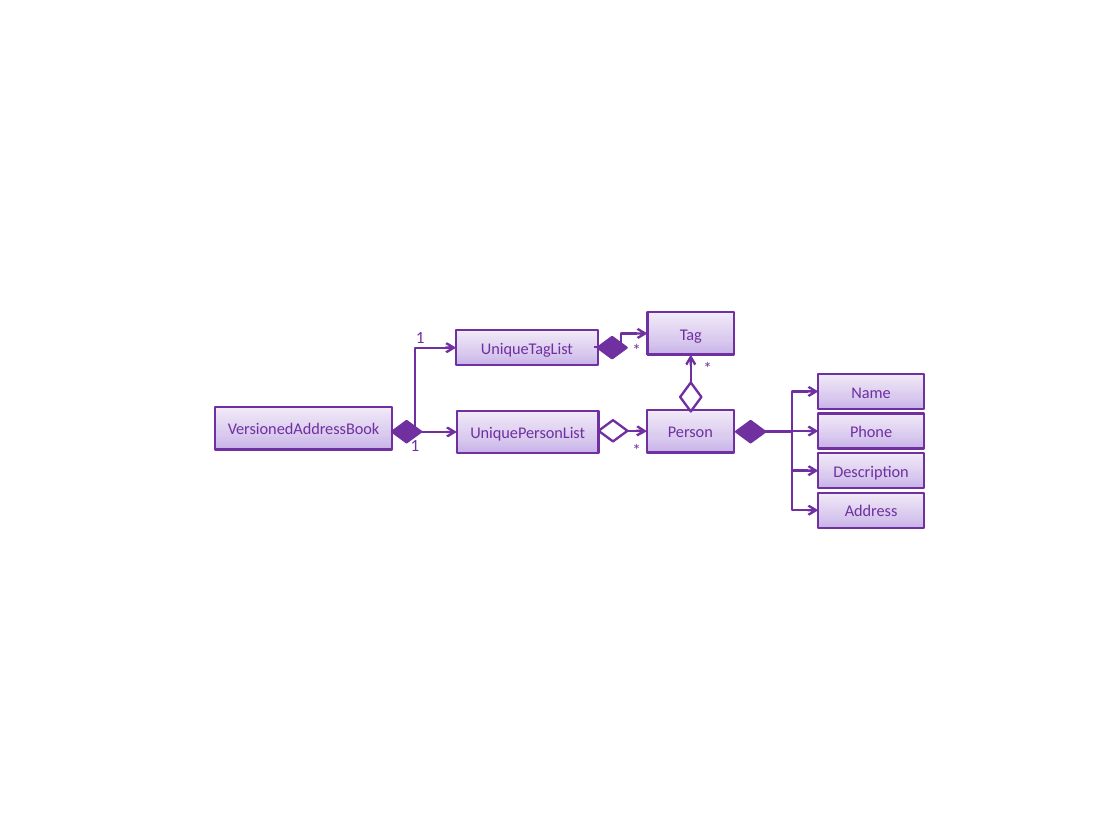
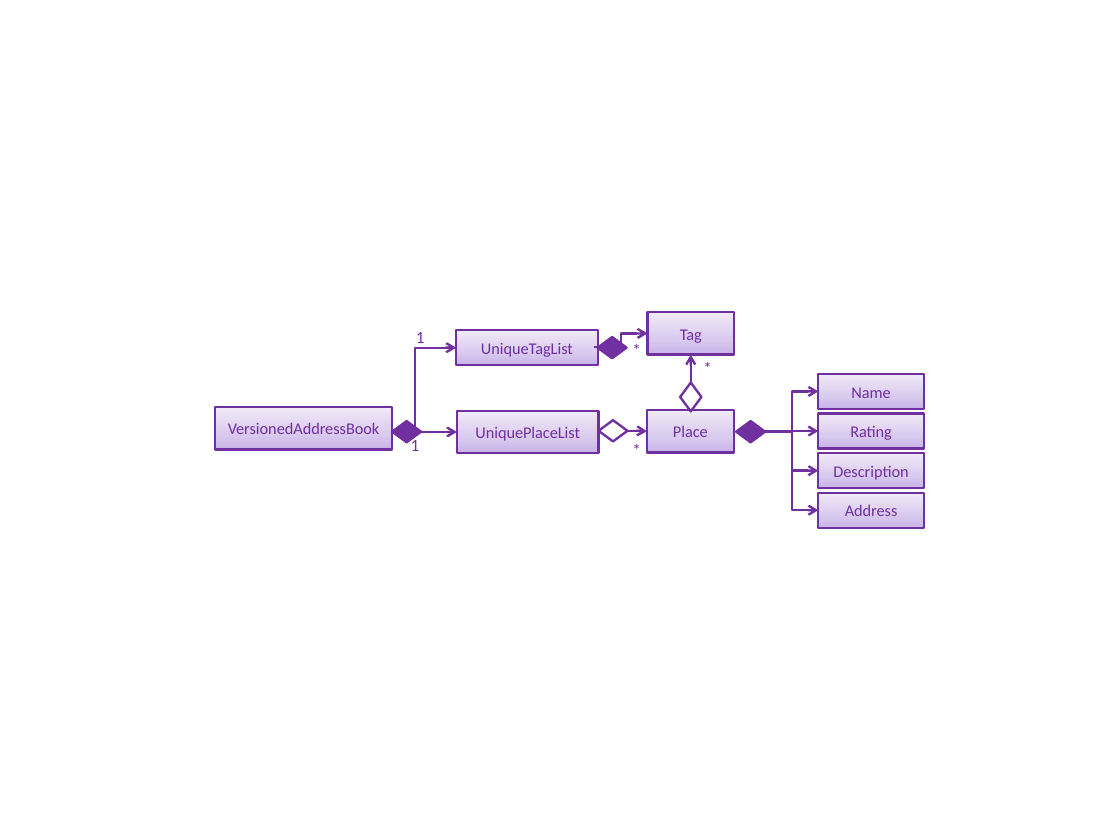
Before and after one commit to nus-cs2103-AY1819S2/addressbook-level4, a slide deck: slide 1 of docs/diagrams/ModelComponentClassBetterOopDiagram.pptx. Drawn at 1120x840 pixels with LibreOffice and Linux fonts; fonts in the diff are those of the drawing. Boxes give left, top, right and bottom in pixels: in the first picture for what was removed or moved away, otherwise in the second. Text is boxed around its words. In the diff, an @@ line names an element or a change of style, - is before the commit and + after.

Commit message:
Updated Diagrams and Developer guide based on v1.1 updated objects.
Updated Diagrams and Developer guide based on place, rating and description objects.

```diff
--- a/docs/diagrams/ModelComponentClassBetterOopDiagram.pptx
+++ b/docs/diagrams/ModelComponentClassBetterOopDiagram.pptx
@@ text in rectangle at (x1=475, y1=427, x2=580, y2=441): text changed @@
-UniquePersonList
+UniquePlaceList
@@ text in rectangle at (x1=673, y1=426, x2=708, y2=437): text changed @@
-Person
+Place
@@ text in rectangle at (x1=850, y1=426, x2=892, y2=440): text changed @@
-Phone
+Rating
```
Also in this commit, not shown: 13 other files.
